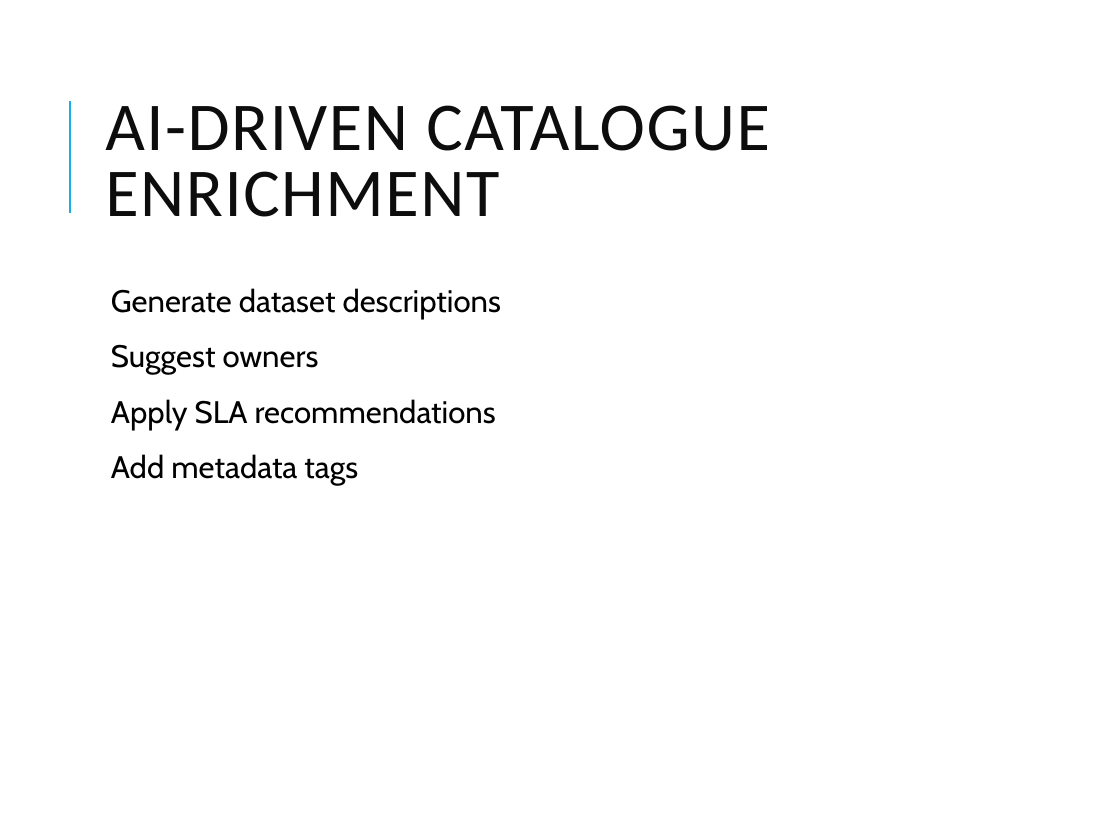
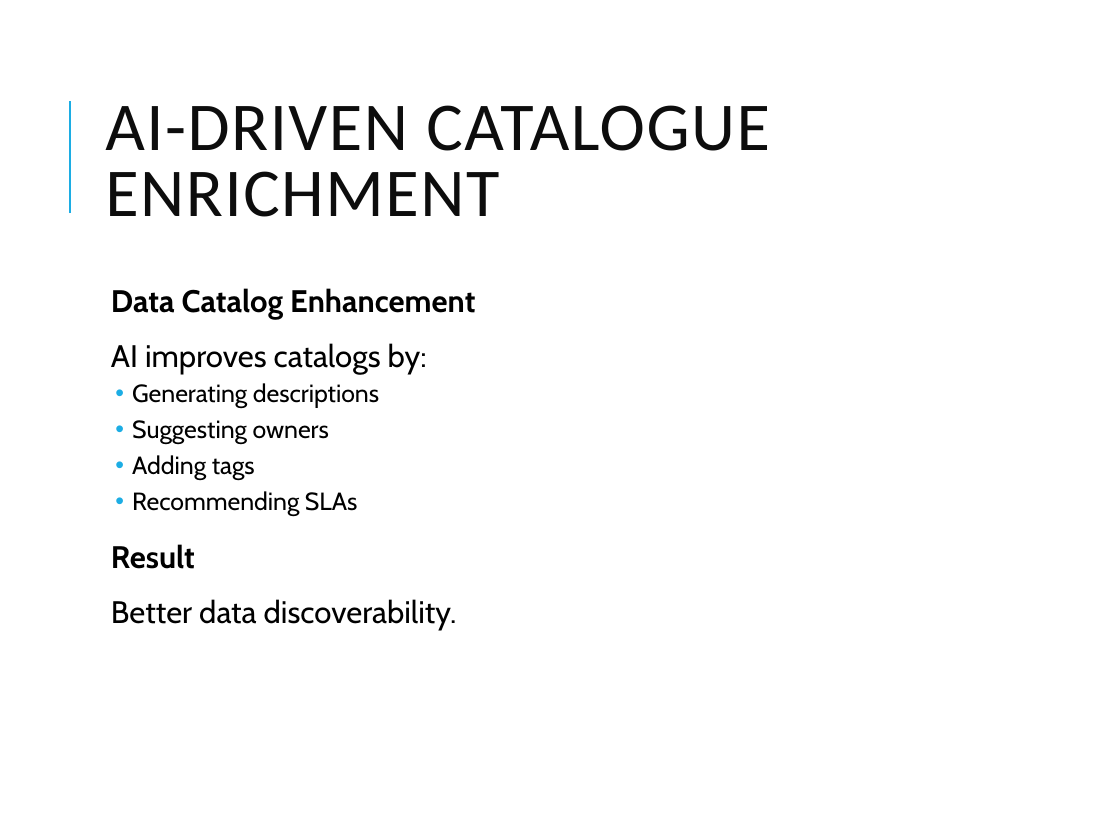
Before and after one commit to vikash-verma-profile/SIG-GENAI-May-2026, a slide deck: slide 32 of Week-3/Day-3/AI_Governance_Lineage_Metadata_Automation.pptx (slide 14 before the commit). Drawn at 1120x840 pixels with LibreOffice and Linux fonts; fonts in the diff are those of the drawing. Boxes give left, top, right and bottom in pixels: in the first picture for what was removed or moved away, otherwise in the second. Text is boxed around its words. In the diff, an @@ line names an element or a change of style, - is before the commit and + after.

```diff
--- a/Week-3/Day-3/AI_Governance_Lineage_Metadata_Automation.pptx
+++ b/Week-3/Day-3/AI_Governance_Lineage_Metadata_Automation.pptx
@@ text at bbox=[111, 288, 475, 630]: text changed @@
-  Generate dataset descriptions
-  Suggest owners
-  Apply SLA recommendations
-  Add metadata tags
+  Data Catalog Enhancement
+  AI improves catalogs by:
+  • Generating descriptions
+  • Suggesting owners
+  • Adding tags
+  • Recommending SLAs
+  Result
+  Better data discoverability.
```
Also in this commit, not shown: 19 other slides changed, 22 slides added, 1 other file.
